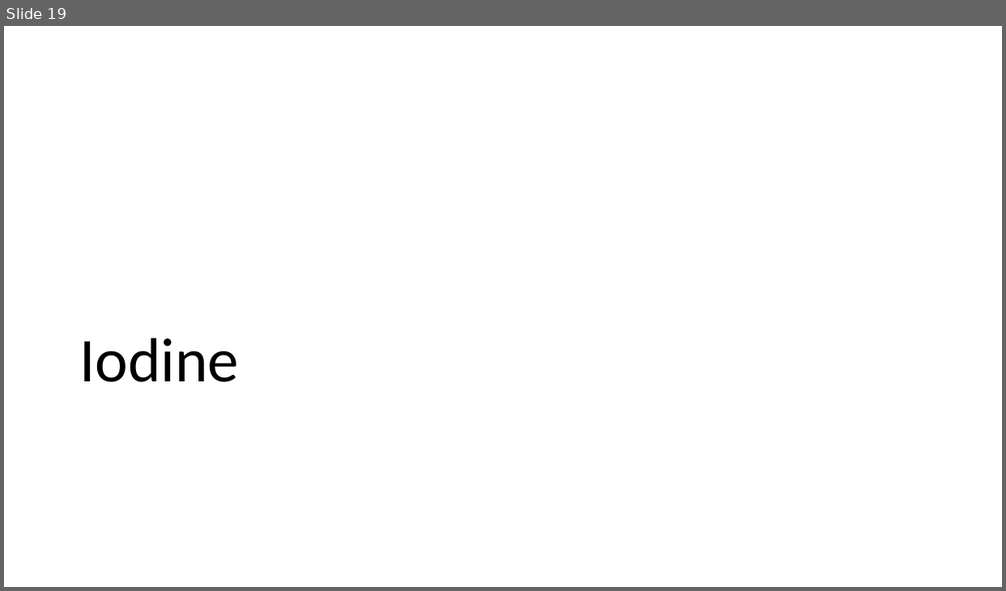
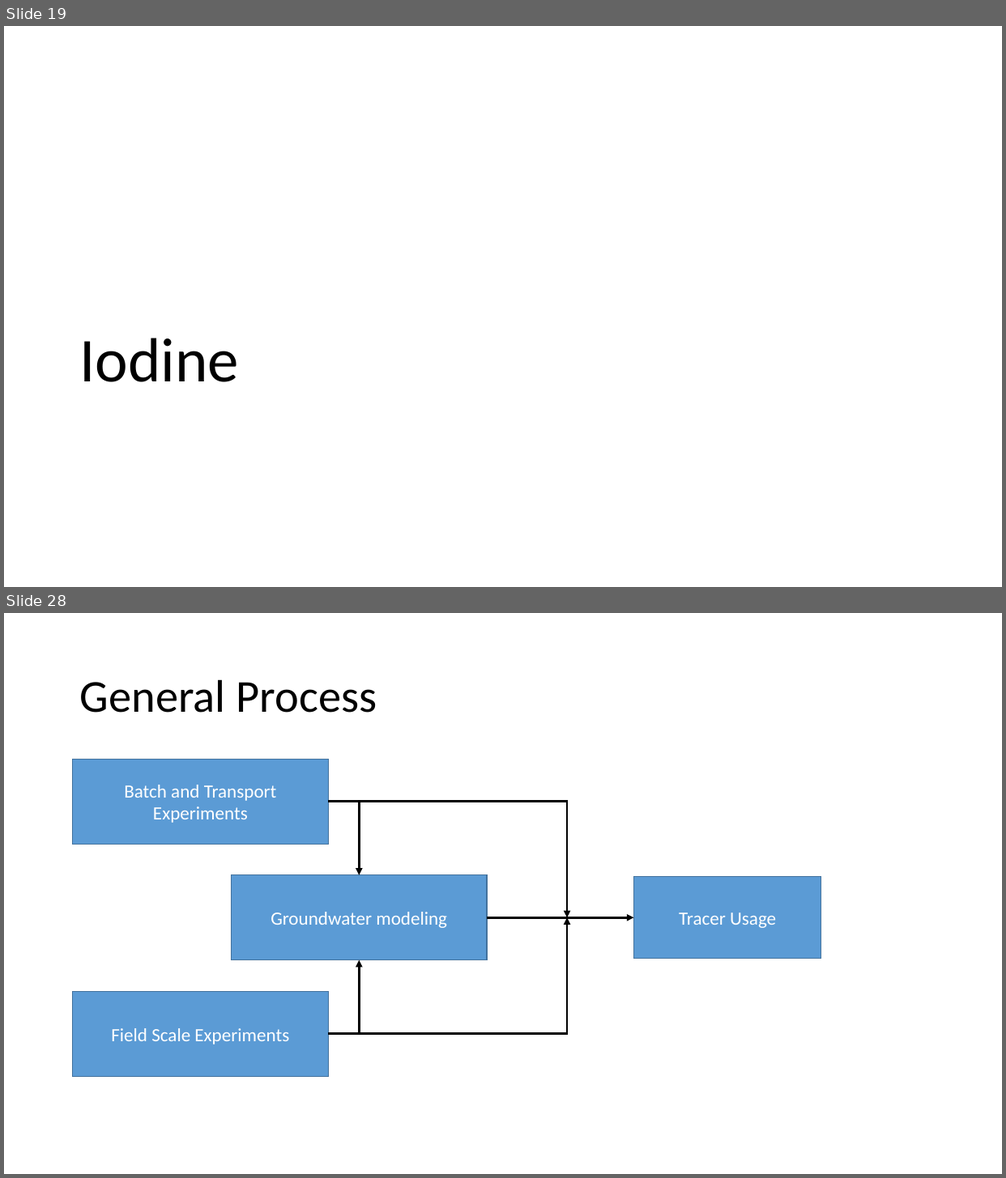
Before and after one commit to machen/Thesis-Proposal, a slide deck: Presentation.pptx. Shown one above the other, each under a label of ours: slide 19 before the commit, slides 19 and 28 after it; the slides between them are not shown. The pictures are 1006x591 and 1006x1178 pixels, drawn with LibreOffice and Linux fonts; fonts in the diff are those of the drawing. Boxes give left, top, right and bottom in pixels: in the first picture for what was removed or moved away, otherwise in the second. Text is boxed around its words. In the diff, an @@ line names an element or a change of style, - is before the commit and + after.

```diff
--- a/Presentation.pptx
+++ b/Presentation.pptx
@@ slide 28 added at <box>4,613,1002,1174</box>, background #FFFFFF @@
@@ title added at <box>80,679,377,713</box>, 44 pt, text #000000 @@
+General Process
@@ rectangle added at <box>73,759,328,845</box>, fill #5B9BD5, outline #43739E 1 pt, 18 pt, text #FFFFFF @@
+Batch and Transport Experiments
@@ elbow arrow added from (328, 802) to (359, 875), #000000 2.25 pt @@
@@ elbow arrow added from (328, 802) to (567, 918), #000000 2.25 pt @@
@@ rectangle added at <box>232,875,487,960</box>, fill #5B9BD5, outline #43739E 1 pt, 18 pt, text #FFFFFF @@
+Groundwater modeling
@@ rectangle added at <box>633,877,820,959</box>, fill #5B9BD5, outline #43739E 1 pt, 18 pt, text #FFFFFF @@
+Tracer Usage
@@ elbow arrow added from (328, 1034) to (567, 918), #000000 2.25 pt @@
@@ arrow added from (487, 918) to (633, 918), #000000 2.25 pt @@
@@ elbow arrow added from (328, 1034) to (359, 960), #000000 2.25 pt @@
@@ rectangle added at <box>73,992,328,1077</box>, fill #5B9BD5, outline #43739E 1 pt, 18 pt, text #FFFFFF @@
+Field Scale Experiments
```
Also in this commit, not shown: 10 slides changed, 10 other slides added, 5 slides removed, 10 other files.
